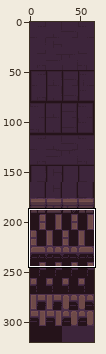
Sprite sheet -- CRogue/data/assets/textures/tileset/dungeon_tileset_v.png. The first picture is a wide view before the edit; the outline marks the close-up.
Close-up. Old version:
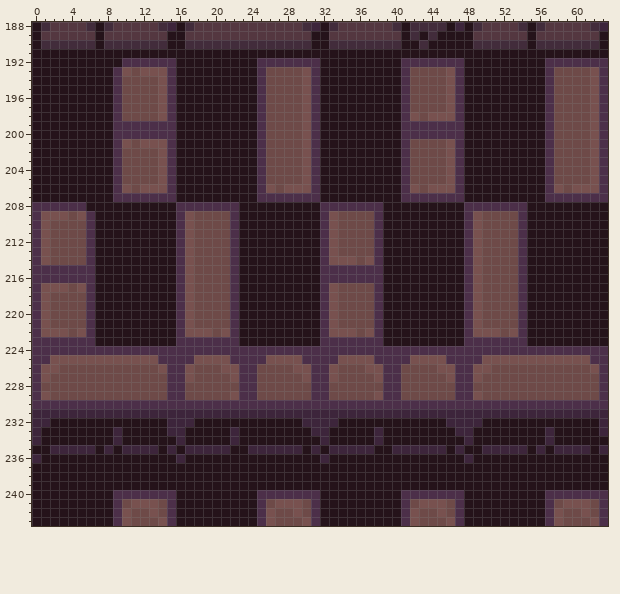
The file is 64x320 pixels. Colours within 5 levels of each other are drawn and written as one. Shown: x 0..63, y 188..243.
New version:
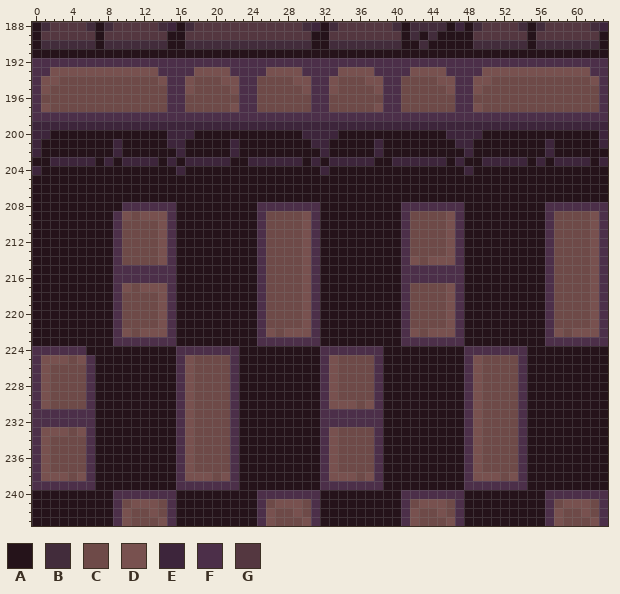
Palette (. is transparent): A #25131a  B #422c3b  C #6e4a48  D #78514f  E #3d253b  F #4c2f49  G #543740
The exact change:
Changed rows in their new state; - is an unchanged pixel.
first column x 0:
192 FFFFFFFFFF------FFFFFFFFF-------FFFFFFFFF-------FFFFFFFFF-------
193 FFDDDDDDDD-D--F-FFDDDDFFF-DDDDF-FFDDDDFFF-DDDDF-FFDDDDDDDDDDDDF-
194 FDDCCCCCCC------FDCCCDDFFC---D--FDCCCDDFFC---D--FDDCCCCCCC------
195 FDCCCCCCCC----C-FDCCCCDFFC------FDCCCCDFFC------FDCCCCCCCC----C-
196 FCCCCCCCCC----C-FCCCCCCFFC----C-FCCCCCCFFC----C-FCCCCCCCCC----C-
197 FDCCCCCCCC----C-FCCCCCDFFC----C-FCCCCCDFFC----C-FDCCCCCCCC----C-
198 FFFFFFFFF-FFFFF-FFFFFFFFF-FFFFF-FFFFFFFFF-FFFFF-FFFFFFFFF-FFFFF-
199 EEEEEEEEEEEEEEEEEEEEEEEEEEEEEEEEEEEEEEEEEEEEEEEEEEEEEEEEEEEEEEEE
200 EE-------AAAAAAEEE-------AAAAAEEEE-------AAAAAEEEE-------AAAAAAE
201 E--------EAAAAAEE-----E--AAAAAAEE-----E--AAAAAAEE--------EAAAAAE
202 E--------EAAAAAAE-----E--AAAAAAAE-----E--AAAAAAAE--------EAAAAAA
203 --EEEEE-EAEEEEAE-EEEEE--EEEEEEAE-EEEEE--EEEEEEAE--EEEEE-EAEEEEAE
204 E--------AAAAAAAE--------AAAAAAAE--------AAAAAAAE--------AAAAAAA
205 ---------AAAAAAA---------AAAAAAA---------AAAAAAA---------AAAAAAA
206 ---------AAAAAAA---------AAAAAAA---------AAAAAAA---------AAAAAAA
207 ---------AAAAAAA---------AAAAAAA---------AAAAAAA---------AAAAAAA
208 AAAAAA----FFFFFFAAAAAAA--FFFFFFFAAAAAAA--FFFFFFFAAAAAAA--FFFFFFF
209 AAAAAAA--FDCDDDFAAAAAAA--FCCCCDFAAAAAAA--FCCCCDFAAAAAAA--FCCCCDF
210 AAAAAAA--FCCCCDFAAAAAAA--FCCCCDFAAAAAAA--FCCCCDFAAAAAAA--FCCCCDF
211 AAAAAAA--FCCCCDFAAAAAAA--FCCCCDFAAAAAAA--FCCCCDFAAAAAAA--FCCCCDF
212 AAAAAAA--FCCCCDFAAAAAAA--FCCCCDFAAAAAAA--FCCCCDFAAAAAAA--FCCCCDF
213 AAAAAAA--FCCCCDFAAAAAAA--FCCCCDFAAAAAAA--FCCCCDFAAAAAAA--FCCCCDF
214 AAAAAAA--FCCCCDFAAAAAAA--FCCCCDFAAAAAAA--FDCDDDFAAAAAAA--FCCCCDF
215 AAAAAAA--FFFFFFFAAAAAAA--FCCCCDFAAAAAAA--FFFFFFFAAAAAAA--FCCCCDF
216 AAAAAAA--FFFFFFFAAAAAAA--FCCCCDFAAAAAAA--FFFFFFFAAAAAAA--FCCCCDF
217 AAAAAAA--FDCDDDFAAAAAAA--FCCCCDFAAAAAAA--FCCCCDFAAAAAAA--FCCCCDF
218 AAAAAAA--FCCCCDFAAAAAAA--FCCCCDFAAAAAAA--FCCCCDFAAAAAAA--FCCCCDF
219 AAAAAAA--FCCCCDFAAAAAAA--FCCCCDFAAAAAAA--FCCCCDFAAAAAAA--FCCCCDF
220 AAAAAAA--FCCCCDFAAAAAAA--FCCCCDFAAAAAAA--FCCCCDFAAAAAAA--FCCCCDF
221 AAAAAAA--FCCCCDFAAAAAAA--FCCCCDFAAAAAAA--FCCCCDFAAAAAAA--FCCCCDF
222 AAAAAAA--FDCDDDFAAAAAAA--FDCDDDFAAAAAAA--FDCDDDFAAAAAAA--FDCDDDF
223 AAAAAAA--FFFFFFFAAAAAAA--FFFFFFFAAAAAAA--FFFFFFFAAAAAAA--FFFFFFF
224 ------AAAAAAAAAA-------AAAAAAAAA-------AAAAAAAAA-------AAAAAAAAA
225 -D--C-FAAAAAAAAA-DCCCC-AAAAAAAAA-DCCCC-AAAAAAAAA-DCCCCFAAAAAAAAA
226 --C---FAAAAAAAAA-----CFAAAAAAAAA-----CFAAAAAAAAA--C---FAAAAAAAAA
227 ------FAAAAAAAAA------FAAAAAAAAA------FAAAAAAAAA------FAAAAAAAAA
228 -D----FAAAAAAAAA-D----FAAAAAAAAA-D----FAAAAAAAAA-D----FAAAAAAAAA
229 ------FAAAAAAAAA-D----FAAAAAAAAA-D----FAAAAAAAAA------FAAAAAAAAA
230 -DCCCC-AAAAAAAAA-DCCCC-AAAAAAAAA-DDDCD-AAAAAAAAA-DCCCC-AAAAAAAAA
231 FFFFFFFAAAAAAAAAFDCCCCFAAAAAAAAAFFFFFFFAAAAAAAAAFDCCCCFAAAAAAAAA
232 FFFFFFF--------AFDCCCCF-------AAFFFFFFF-------AAFDCCCCF--------A
233 FDDDCDF--A-----AFDCCCCF--------AFDCCCCF--------AFDCCCCF--A-----A
234 FDCCCCF--A------FDCCCCF---------FDCCCCF---------FDCCCCF--A------
235 FDCCCCF-A-AAAA-AFDCCCCF-AAAAAA-AFDCCCCF-AAAAAA-AFDCCCCF-A-AAAA-A
236 FDCCCCF---------FDCCCCF---------FDCCCCF---------FDCCCCF---------
237 FDCCCCF---------FDCCCCF---------FDCCCCF---------FDCCCCF---------
238 FDDDCDF---------FDDDCDF---------FDDDCDF---------FDDDCDF---------
239 FFFFFFF---------FFFFFFF---------FFFFFFF---------FFFFFFF---------
